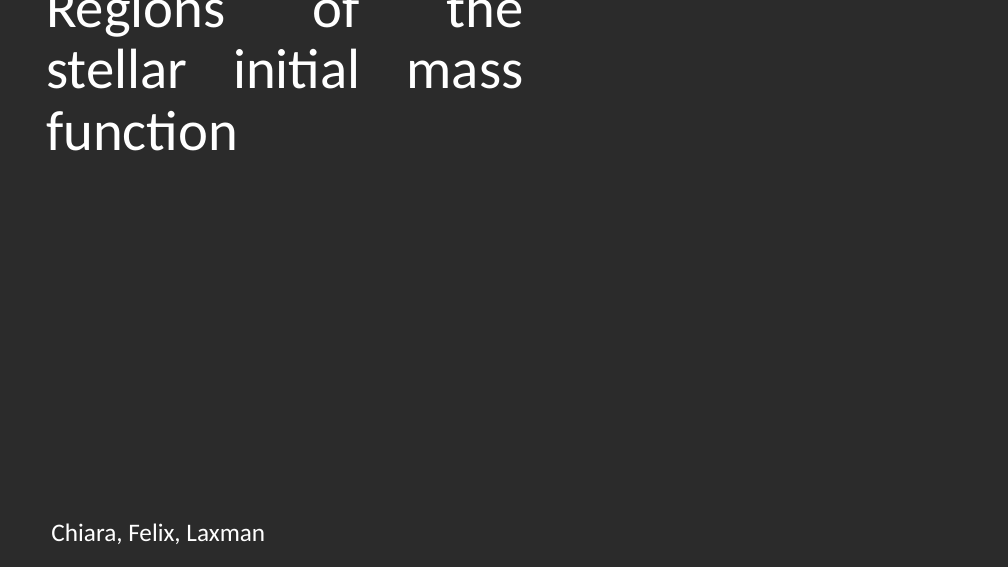
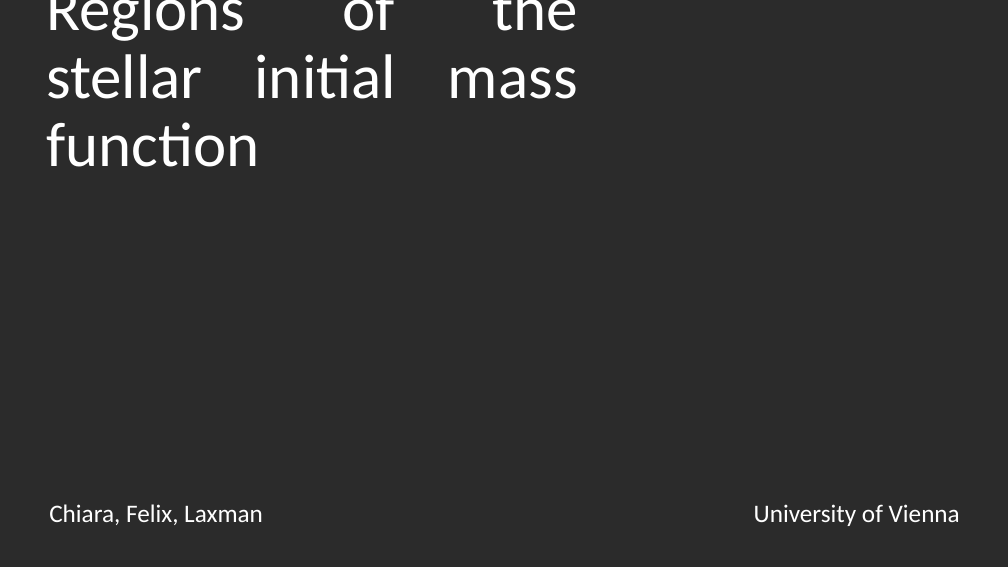
Before and after one commit to laxm7/sta_project, a slide deck: slide 1 of imf_intro_chiara_felix_laxman.pptx. Drawn at 1008x567 pixels with LibreOffice and Linux fonts; fonts in the diff are those of the drawing; background and template pictures are left out; a plain dark background stands for a picture behind light text. Boxes give left, top, right and bottom in pixels: in the first picture for what was removed or moved away, otherwise in the second. Text is boxed around its words. In the diff, an @@ line names an element or a change of style, - is before the commit and + after.

```diff
--- a/imf_intro_chiara_felix_laxman.pptx
+++ b/imf_intro_chiara_felix_laxman.pptx
@@ title "Regions of the stellar initial ..." at [46,0,578,167]: size 54 to 60 pt @@
@@ subtitle "Chiara, Felix, Laxman": place and size @@
-subtitle "Chiara, Felix, Laxman" at [51,523,265,544]
+subtitle "Chiara, Felix, Laxman" at [49,504,263,525]
@@ text added at [754,504,960,526], 24 pt, text #FFFFFF @@
+University of Vienna
```
Also in this commit, not shown: 5 slides added, 5 slides removed, 1 other file.
